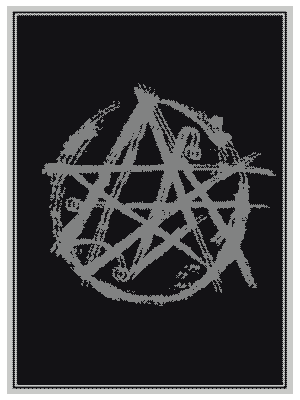
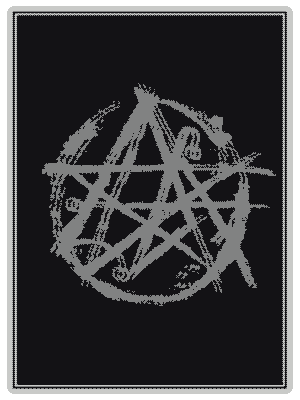
The second 300 × 400 image is a revision of the first. Changes to its layers:
painted on "레이어 1" over [7, 6, 293, 394]
